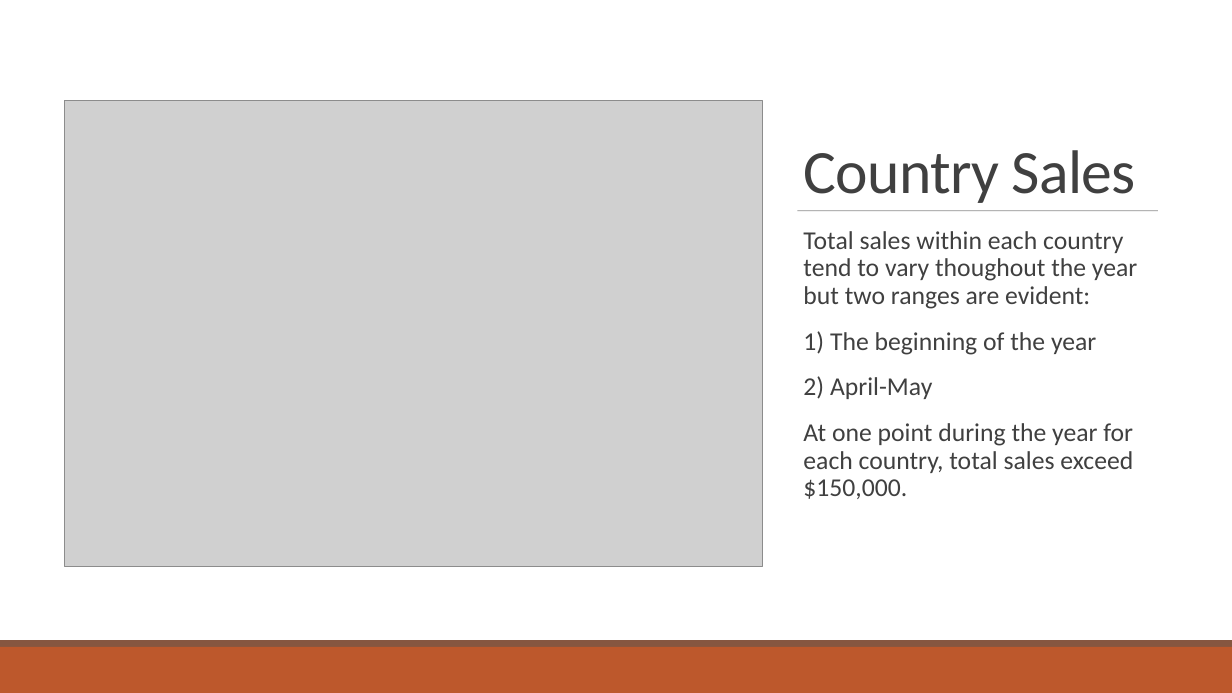
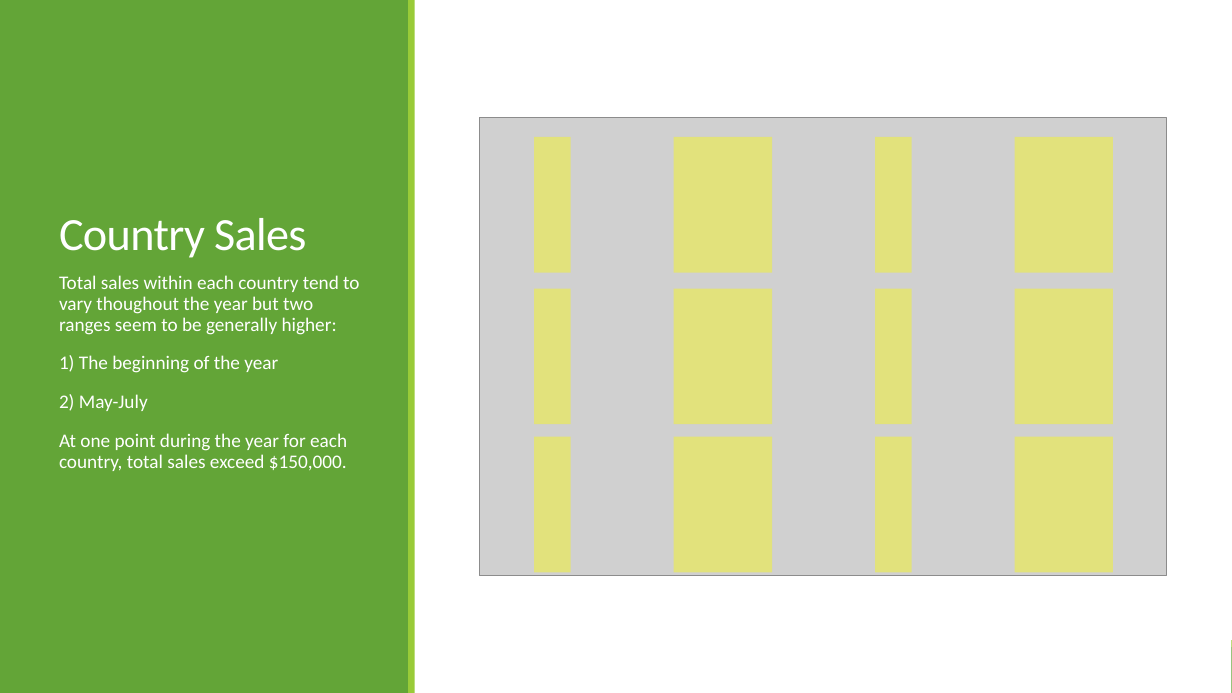
Before and after one commit to davidag2696/Chocolate_Sales_Jan-Aug, a slide deck: slide 3 of chocolate_sales.pptx. Drawn at 1232x693 pixels with LibreOffice and Linux fonts; fonts in the diff are those of the drawing; grey boxes stand for pictures. Boxes give left, top, right and bottom in pixels: in the first picture for what was removed or moved away, otherwise in the second. Text is boxed around its words. In the diff, an @@ line names an element or a change of style, - is before the commit and + after.

```diff
--- a/chocolate_sales.pptx
+++ b/chocolate_sales.pptx
@@ rectangle resized from (x1=0, y1=0, x2=1232, y2=640) to (x1=0, y1=0, x2=1232, y2=693) @@
@@ rectangle added at (x1=0, y1=0, x2=409, y2=693), fill #63A537 @@
@@ rectangle added at (x1=409, y1=0, x2=415, y2=693), fill #99CB38 @@
@@ title "Country Sales" moved from (x1=803, y1=150, x2=1136, y2=203) to (x1=59, y1=218, x2=306, y2=258) @@
@@ title "Country Sales" at (x1=59, y1=218, x2=306, y2=258): size 48 to 36 pt, text colour #404040 to #FFFFFF @@
@@ picture resized from (x1=64, y1=100, x2=762, y2=566) to (x1=480, y1=117, x2=1166, y2=576) @@
@@ rectangle added at (x1=534, y1=137, x2=571, y2=273), fill #FFFF00 at 40% opacity @@
@@ rectangle added at (x1=674, y1=137, x2=772, y2=273), fill #FFFF00 at 40% opacity @@
@@ rectangle added at (x1=875, y1=137, x2=912, y2=273), fill #FFFF00 at 40% opacity @@
@@ rectangle added at (x1=1015, y1=137, x2=1113, y2=273), fill #FFFF00 at 40% opacity @@
@@ line removed from (798, 211) to (1158, 211) @@
@@ text "Total sales within each country ..." moved from (x1=803, y1=231, x2=1137, y2=499) to (x1=59, y1=275, x2=359, y2=471) @@
@@ text at (x1=59, y1=275, x2=359, y2=335): text changed; size 20 to 15 pt; text colour #404040 to #FFFFFF @@
-  Total sales within each country tend to vary thoughout the year but two ranges are evident:
+  Total sales within each country tend to vary thoughout the year but two ranges seem to be generally higher:
@@ rectangle added at (x1=534, y1=288, x2=571, y2=424), fill #FFFF00 at 40% opacity @@
@@ rectangle added at (x1=674, y1=288, x2=772, y2=424), fill #FFFF00 at 40% opacity @@
@@ rectangle added at (x1=875, y1=288, x2=912, y2=424), fill #FFFF00 at 40% opacity @@
@@ rectangle added at (x1=1015, y1=288, x2=1113, y2=424), fill #FFFF00 at 40% opacity @@
@@ text at (x1=59, y1=355, x2=347, y2=471): size 20 to 15 pt, text colour #404040 to #FFFFFF in "1) The beginning of the year", "At one point during the year for ..."; bullet colour #865640 to #99CB38 @@
@@ text at (x1=59, y1=394, x2=148, y2=411): text changed; size 20 to 15 pt; text colour #404040 to #FFFFFF @@
-  2) April-May
+  2) May-July
@@ rectangle added at (x1=534, y1=437, x2=571, y2=573), fill #FFFF00 at 40% opacity @@
@@ rectangle added at (x1=674, y1=437, x2=772, y2=573), fill #FFFF00 at 40% opacity @@
@@ rectangle added at (x1=875, y1=437, x2=912, y2=573), fill #FFFF00 at 40% opacity @@
@@ rectangle added at (x1=1015, y1=437, x2=1113, y2=573), fill #FFFF00 at 40% opacity @@
@@ rectangle removed at (x1=0, y1=640, x2=1232, y2=647) @@
@@ rectangle removed at (x1=0, y1=647, x2=1232, y2=693) @@
@@ rectangle added at (x1=0, y1=647, x2=1232, y2=693), fill #63A537 @@
@@ rectangle added at (x1=0, y1=640, x2=1232, y2=647), fill #99CB38 @@
```
Also in this commit, not shown: 3 other slides changed, 5 slides added, 4 slides removed, 1 other file.
